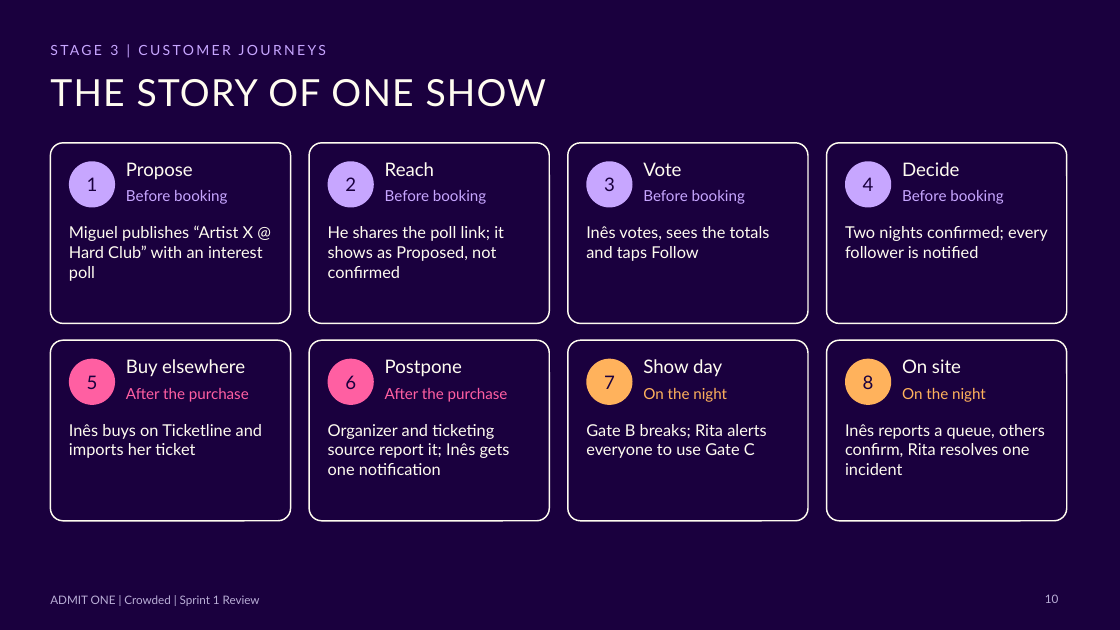
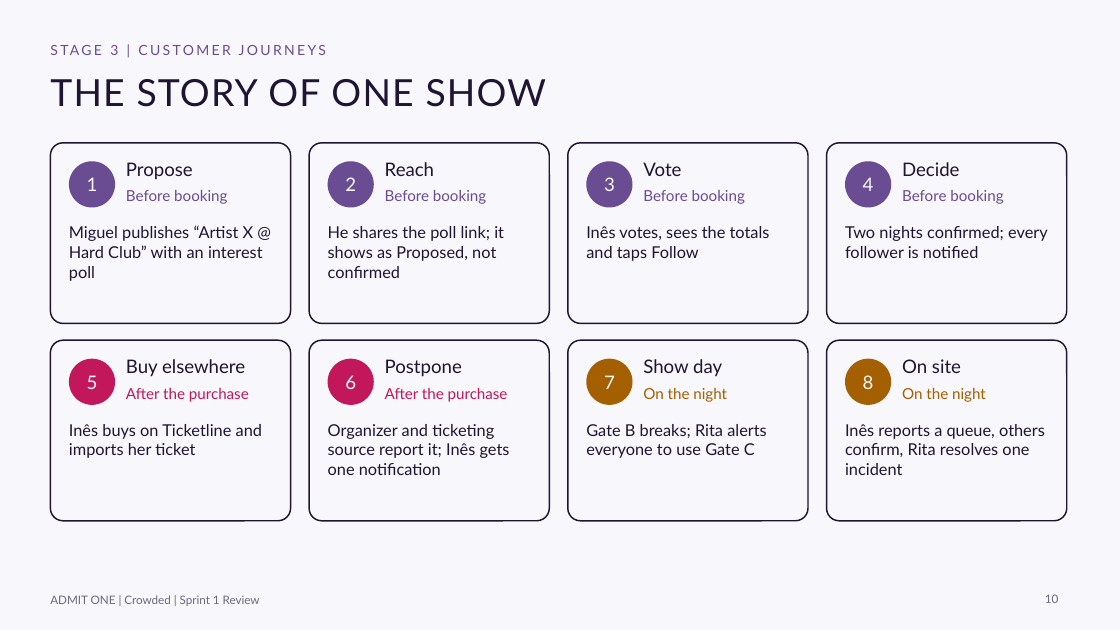
Before and after one commit to andrereis26/crowded-labdsof, a slide deck: slide 10 of docs/presentations/Sprint1/Crowded_LABDSOF_Presentation_Sprint1_TTP.pptx. Drawn at 1120x630 pixels with LibreOffice and Linux fonts; fonts in the diff are those of the drawing. Boxes give left, top, right and bottom in pixels: in the first picture for what was removed or moved away, otherwise in the second. Text is boxed around its words. In the diff, an @@ line names an element or a change of style, - is before the commit and + after.

Commit message:
docs(#12): Redo Sprint 1 PL and T-TP presentations and update operating costs

```diff
--- a/docs/presentations/Sprint1/Crowded_LABDSOF_Presentation_Sprint1_TTP.pptx
+++ b/docs/presentations/Sprint1/Crowded_LABDSOF_Presentation_Sprint1_TTP.pptx
@@ background #1A003E to #F8F7FB @@
@@ outline #FFFCF0 1.25 pt to #1E1433 1.25 pt in 8 elements at bbox=[309, 143, 549, 323], bbox=[568, 143, 808, 323], bbox=[827, 143, 1067, 323], bbox=[50, 340, 291, 521], bbox=[309, 340, 549, 521], bbox=[568, 340, 808, 521], bbox=[827, 340, 1067, 521], bbox=[50, 143, 291, 323] @@
@@ fill #C7A6FF to #6A4C93 in 4 elements at bbox=[69, 161, 115, 208], bbox=[328, 161, 374, 208], bbox=[586, 161, 633, 208], bbox=[845, 161, 891, 208] @@
@@ text colour #C7A6FF to #6A4C93 in 5 elements at bbox=[110, 45, 118, 55], bbox=[126, 190, 227, 204], bbox=[385, 190, 486, 204], bbox=[643, 190, 745, 204], bbox=[902, 190, 1003, 204] @@
@@ ellipse at bbox=[69, 359, 115, 405]: fill #FF5FA2 to #C2185B @@
@@ ellipse at bbox=[328, 359, 374, 405]: fill #FF5FA2 to #C2185B @@
@@ ellipse at bbox=[586, 359, 633, 405]: fill #FFB25C to #A35F00 @@
@@ text colour #1A003E to #F8F7FB in 8 elements at bbox=[87, 177, 98, 191], bbox=[345, 177, 356, 191], bbox=[604, 177, 615, 191], bbox=[863, 177, 874, 191], bbox=[87, 375, 98, 389], bbox=[345, 375, 356, 389], bbox=[604, 375, 615, 389], bbox=[863, 375, 874, 389] @@
@@ ellipse at bbox=[845, 359, 891, 405]: fill #FFB25C to #A35F00 @@
@@ text "After the purchase" at bbox=[126, 388, 249, 402]: text colour #FF5FA2 to #C2185B @@
@@ text "After the purchase" at bbox=[385, 388, 508, 402]: text colour #FF5FA2 to #C2185B @@
@@ text "On the night" at bbox=[643, 388, 727, 402]: text colour #FFB25C to #A35F00 @@
@@ text "On the night" at bbox=[902, 387, 986, 402]: text colour #FFB25C to #A35F00 @@
@@ text colour #FFFCF0 to #1E1433 in 17 elements at bbox=[50, 79, 546, 107], bbox=[126, 162, 193, 180], bbox=[69, 225, 263, 281], bbox=[385, 162, 434, 176], bbox=[328, 226, 504, 278], bbox=[643, 162, 681, 176], bbox=[586, 226, 770, 261], bbox=[902, 162, 959, 176], bbox=[845, 226, 1048, 258], bbox=[126, 359, 245, 377], bbox=[69, 424, 262, 458], bbox=[385, 359, 462, 377], bbox=[328, 424, 510, 475], bbox=[643, 359, 722, 377], bbox=[586, 424, 767, 458], bbox=[902, 359, 961, 373], bbox=[845, 424, 1045, 475] @@
@@ text "ADMIT ONE | Crowded | ..." at bbox=[50, 595, 260, 606]: text colour #B9AED6 to #6B6880 @@
@@ page number at bbox=[1045, 594, 1058, 603]: text colour #B9AED6 to #6B6880 @@
```
Also in this commit, not shown: 27 other slides changed, 3 other files.
